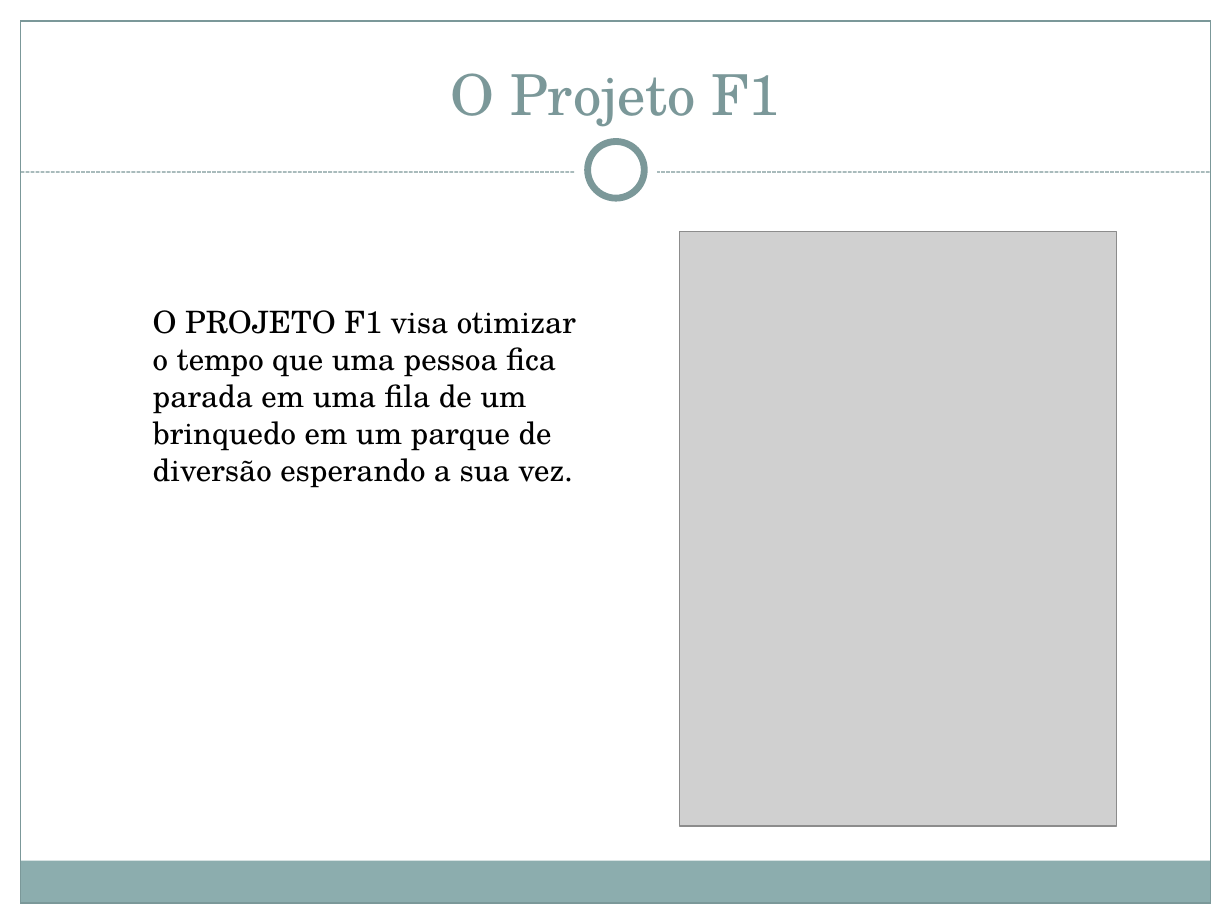
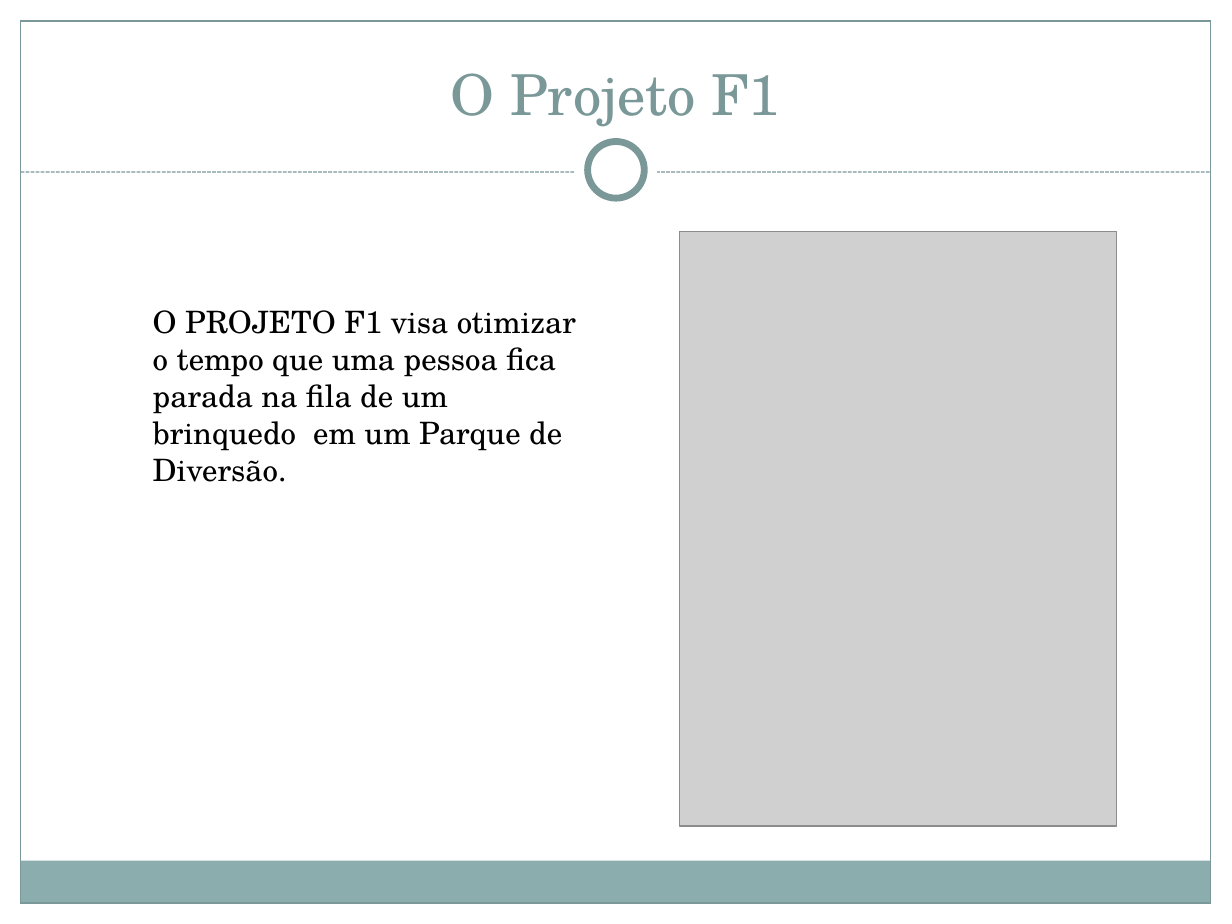
Before and after one commit to herberton/projetof1, a slide deck: slide 2 of wiki/Apresentação/Apresentação Final.pptx. Drawn at 1232x924 pixels with LibreOffice and Linux fonts; fonts in the diff are those of the drawing; grey boxes stand for pictures. Boxes give left, top, right and bottom in pixels: in the first picture for what was removed or moved away, otherwise in the second. Text is boxed around its words. In the diff, an @@ line names an element or a change of style, - is before the commit and + after.

```diff
--- a/wiki/Apresentação/Apresentação Final.pptx
+++ b/wiki/Apresentação/Apresentação Final.pptx
@@ text at (153,310,576,451): text changed @@
-O PROJETO F1 visa otimizar o tempo que uma pessoa fica parada em uma fila de um brinquedo em um parque de diversão esperando a sua vez.
+O PROJETO F1 visa otimizar o tempo que uma pessoa fica parada na fila de um brinquedo em um Parque de Diversão.
```
Also in this commit, not shown: 5 other slides changed, 5 slides added.
